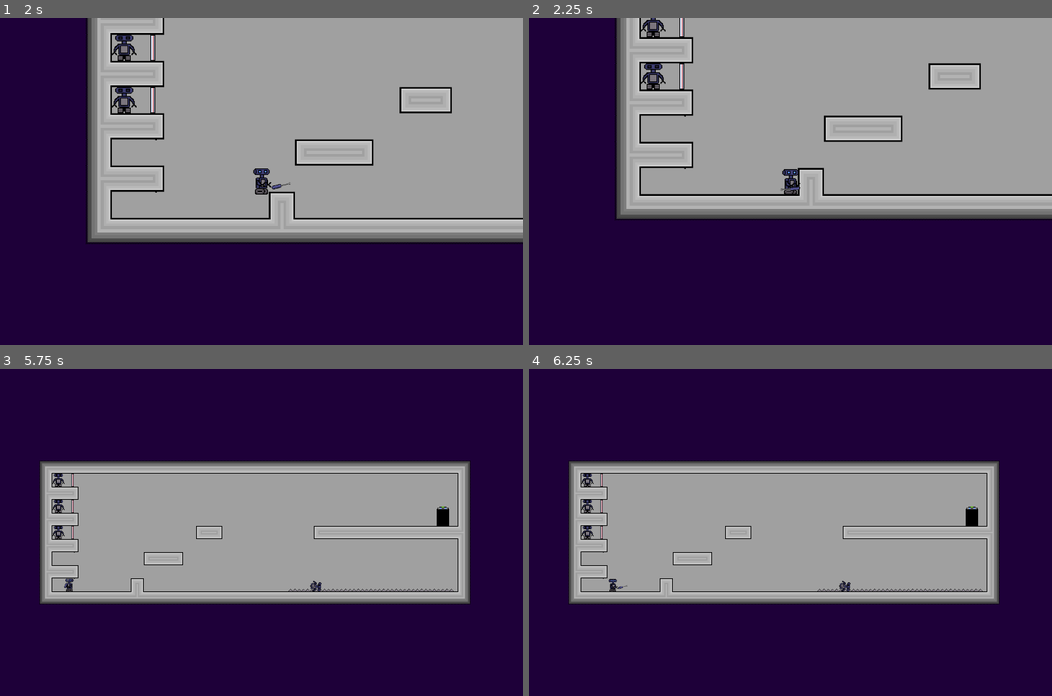
Above: before the commit, frames 1-4 (two rows, left to right).
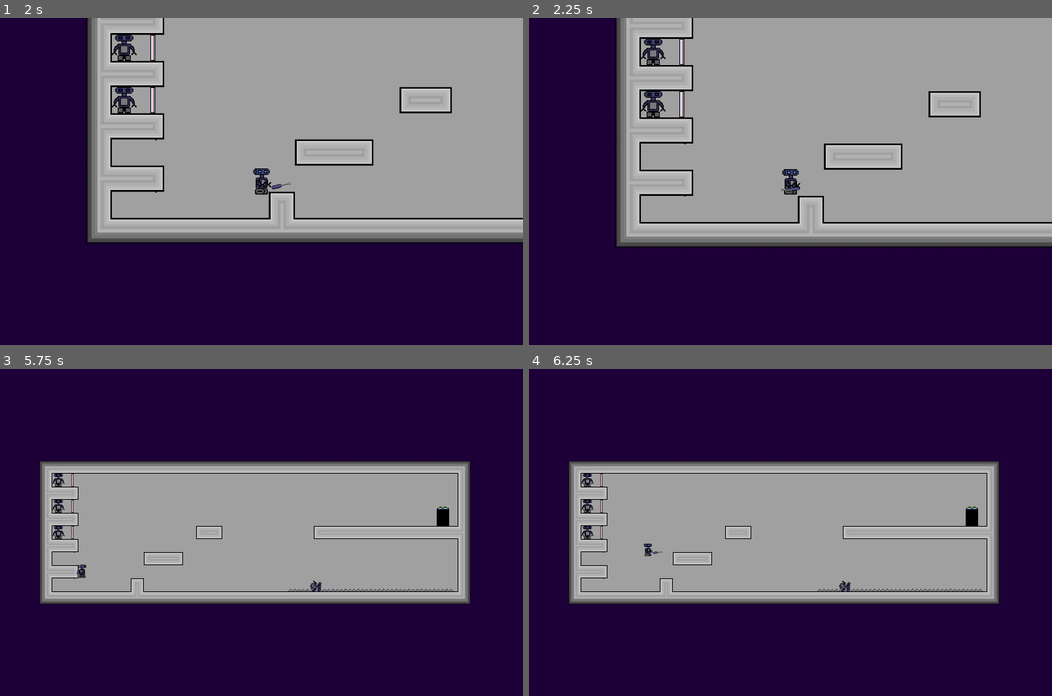
Above: after the commit, the same moments.

Repository: Danielyess/Marvin_In_Space
Game: Godot game, scene res://Scenes/world.tscn
Same seed, same stepped clock (60 frames per second), same inputs: the game is played once before the commit and once after it.
Inputs (mouse positions are in pixels of both pictures, inside the frame that each line leads up to):
- Up to frame 1 (2 s): click "New Game" at 0.5 s; tap Enter at 1.25 s; move the mouse to (376, 165) at 1.27 s; hold D (MoveRight) from 1.28 s (still down); hold Shift (Teleport) from 1.28 s (still down); tap W (Jump) at 1.52, 1.55, 1.82 s
- Up to frame 2 (2.25 s): keep holding D (MoveRight); move the mouse to (685, 197) at 2.02 s; release Shift (Teleport) at 2.03 s; tap W (Jump) at 2.1 s
- Up to frame 3 (5.75 s): tap W (Jump) at 2.27, 2.57, 3.05, 3.77, 4.07, 4.52, 4.55, 4.82, 5.27, 5.57 s; tap Shift (Teleport) at 2.3, 3.8, 5.1 s; move the mouse to (313, 460) at 2.77 s; release D (MoveRight) at 2.78 s; hold A (MoveLeft) 2.78-3.53 s; hold X (Explode) 2.78-3.53 s; move the mouse to (235, 597) at 3.52 s; hold D (MoveRight) 3.53-5.03 s; tap E (Interact) at 3.6 s; move the mouse to (418, 581) at 4.27 s; hold M (SwitchCamera) 4.28-5.03 s; move the mouse to (104, 483) at 5.02 s; hold A (MoveLeft) from 5.03 s (still down)
- Up to frame 4 (6.25 s): move the mouse to (816, 532) at 5.77 s; release A (MoveLeft) at 5.78 s; hold D (MoveRight) from 5.78 s (still down); hold Shift (Teleport) from 5.78 s (still down); tap W (Jump) at 6.05 s

Frame 1 is identical in both runs. In frame 2, 17% of the frame differs, in the area x 16-100%, y 0-71%; in frame 3, 0.1%; in frame 4, 0.1%.

Commit message:
v1.0.3c
Moved the jump and the teleport from action_just_pressed() to  action_pressed(). Refreshed executable.

Diff:
--- a/Marvin_In_Space_Demo/Scripts/player_script.gd
+++ b/Marvin_In_Space_Demo/Scripts/player_script.gd
@@ -84,7 +84,7 @@
 		updateJumpChargeSprite()
 		updateTeleportSprite()
 
-	if(Input.is_action_just_pressed("Jump") && jumpCharges > 0):
+	if(Input.is_action_pressed("Jump") && jumpCharges > 0):
 		if (maxJumpCharges == 1 and is_on_floor()) or maxJumpCharges > 1:
 			velocity.y = -jumpForce;
 		if maxJumpCharges > 1:
@@ -93,7 +93,7 @@
 		updateJumpChargeSprite()
 		currentState = AnimationState.Jump
 
-	if(Input.is_action_just_pressed("Teleport") and canTeleport and teleportCharge > 0 and TeleportFeeler.get_overlapping_bodies().is_empty()):
+	if(Input.is_action_pressed("Teleport") and canTeleport and teleportCharge > 0 and TeleportFeeler.get_overlapping_bodies().is_empty()):
 		position.x += teleportLength * sign(horizontalDirection+0.1);
 		self.velocity.y = 0
 		SpriteAnimation.play("Teleport")
Not shown, changed: Marvin_In_Space_Demo/marvin_in_space.exe
